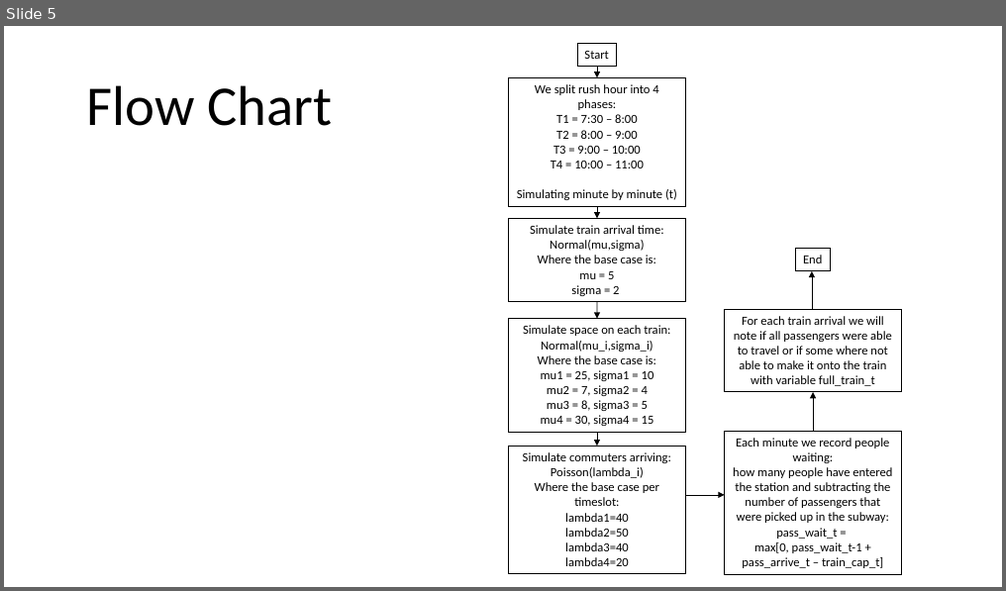
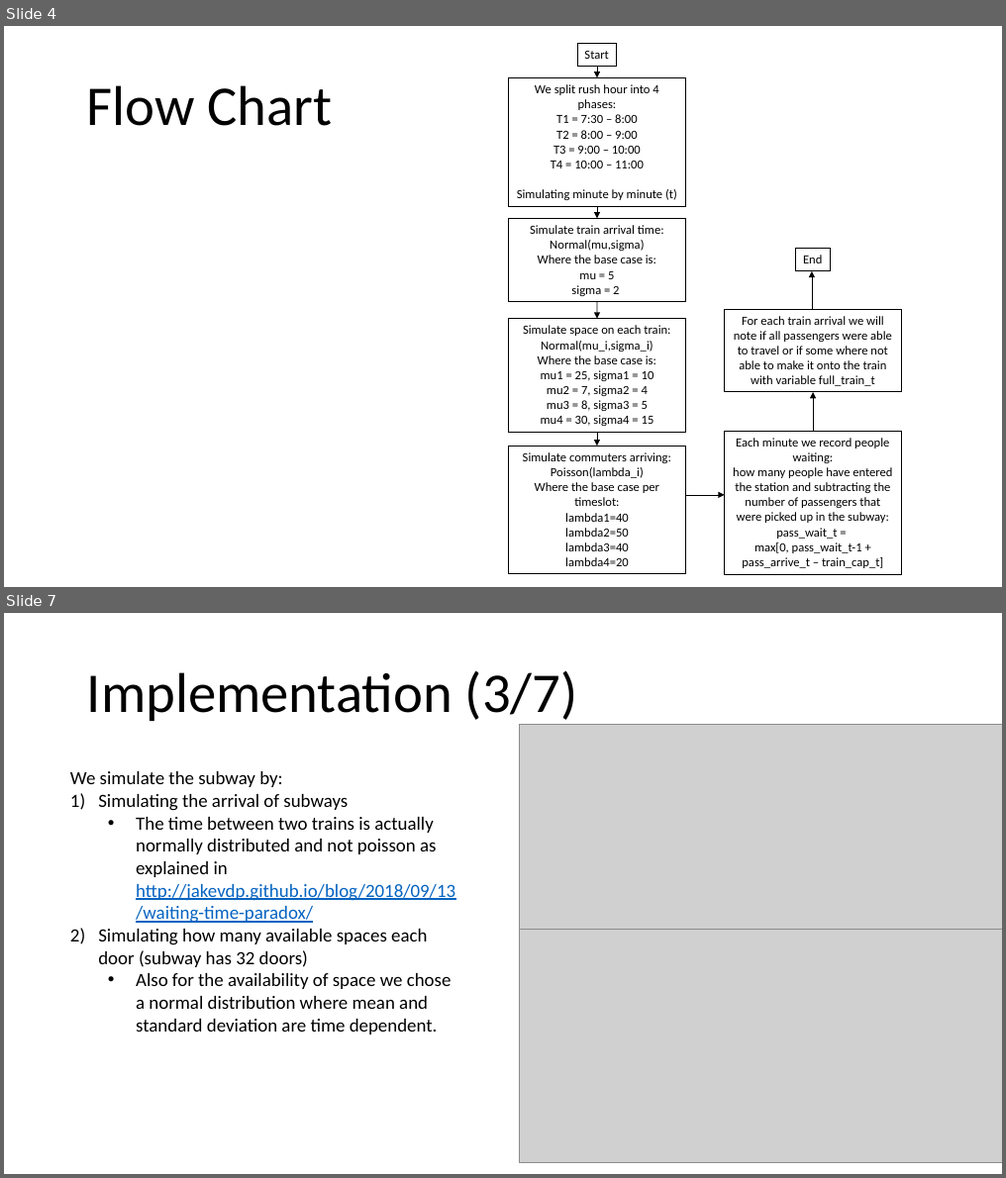
Before and after one commit to ManolisManoli/Data604_Sim-Mod, a slide deck: Final_Project/ManolisManoli_FinalProject_Data604.pptx. Shown one above the other, each under a label of ours: slide 5 before the commit, slides 4 and 7 after it; the slides between them are not shown. The pictures are 1006x591 and 1006x1178 pixels, drawn with LibreOffice and Linux fonts; fonts in the diff are those of the drawing; grey boxes stand for pictures. Boxes give left, top, right and bottom in pixels: in the first picture for what was removed or moved away, otherwise in the second. Text is boxed around its words. In the diff, an @@ line names an element or a change of style, - is before the commit and + after.

```diff
--- a/Final_Project/ManolisManoli_FinalProject_Data604.pptx
+++ b/Final_Project/ManolisManoli_FinalProject_Data604.pptx
@@ slide 7 added at bbox=[4, 613, 1002, 1174], background #FFFFFF @@
@@ text added at bbox=[87, 670, 578, 726], 54 pt, text #000000 @@
+Implementation (3/7)
@@ picture added at bbox=[519, 725, 1002, 929] @@
@@ text added at bbox=[70, 771, 455, 1035], 18 pt, text #000000 @@
+We simulate the subway by:
+1) Simulating the arrival of subways
+  • The time between two trains is actually normally distributed and not poisson as explained in http://jakevdp.github.io/blog/2018/09/13/waiting-time-paradox/
+2) Simulating how many available spaces each door (subway has 32 doors)
+  • Also for the availability of space we chose a normal distribution where mean and standard deviation are time dependent.
@@ picture added at bbox=[520, 929, 1002, 1163] @@
@@ what was slide 5 is now slide 4 @@
```
Also in this commit, not shown: 2 slides changed, 10 other slides added, 1 slide removed.
